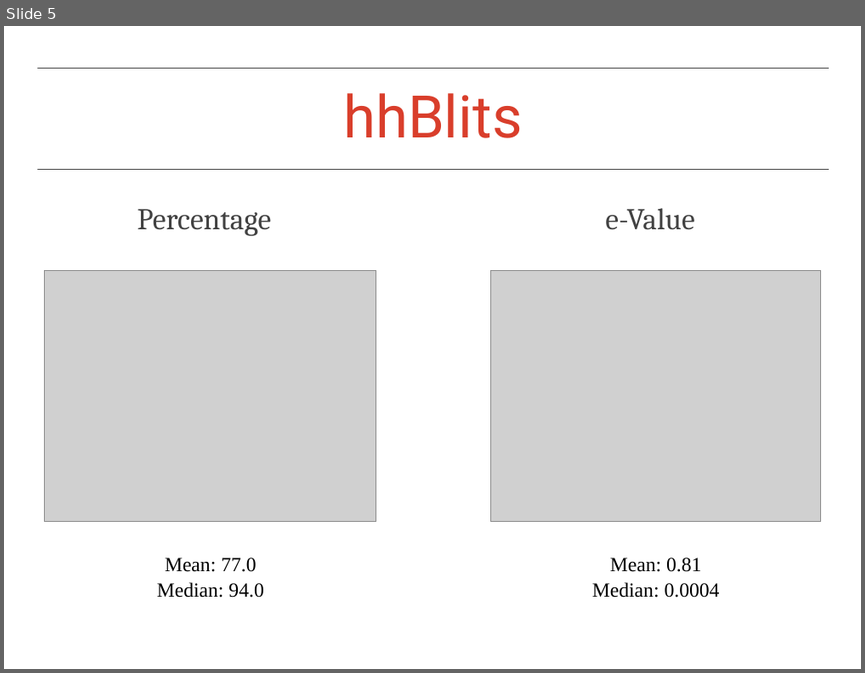
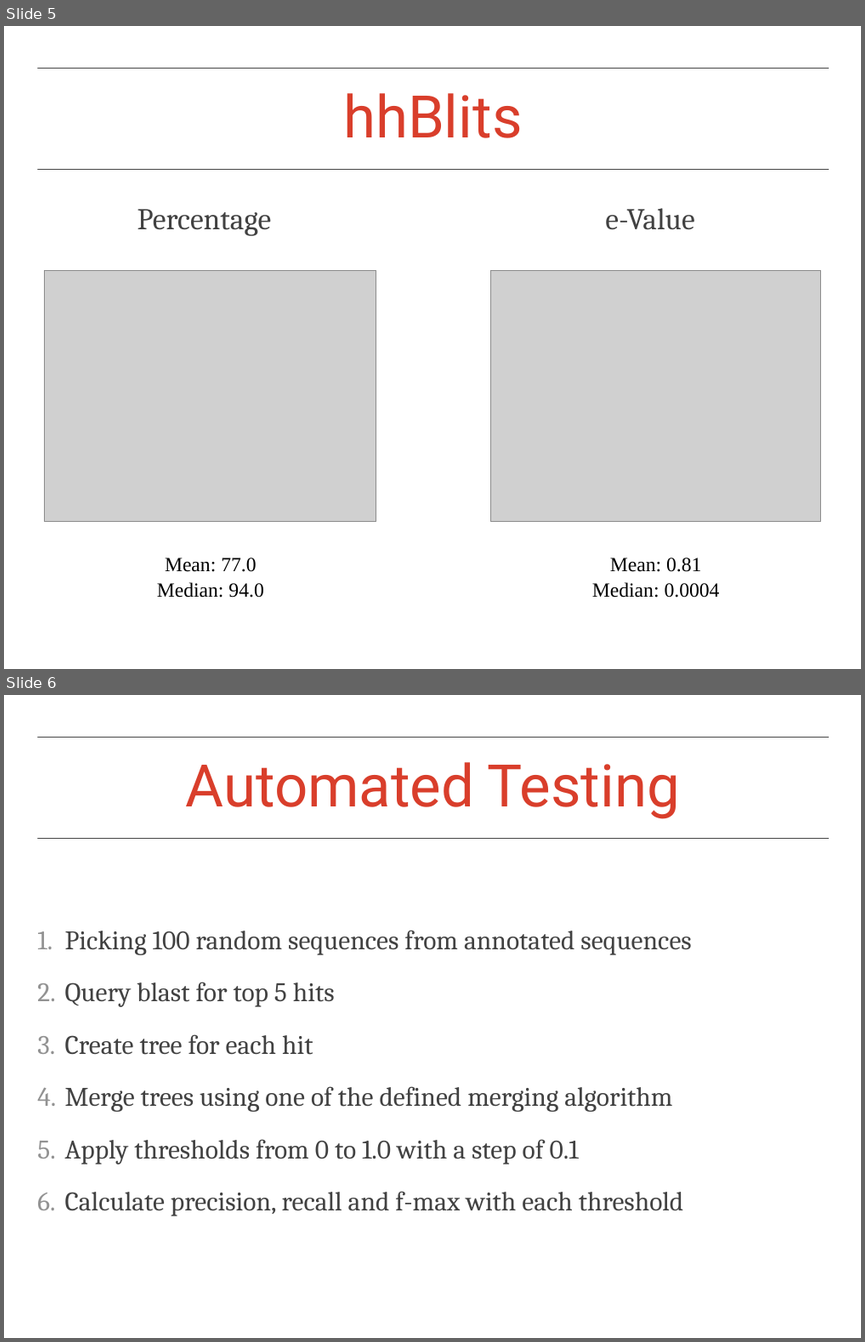
Before and after one commit to otarabai/pp2ex, a slide deck: presentations/2013.12.05/presentation.ppt. Shown one above the other, each under a label of ours: slide 5 before the commit, slides 5 and 6 after it. The pictures are 865x673 and 865x1342 pixels, drawn with LibreOffice and Linux fonts; fonts in the diff are those of the drawing; grey boxes stand for pictures; background and template pictures are left out. Boxes give left, top, right and bottom in pixels: in the first picture for what was removed or moved away, otherwise in the second. Text is boxed around its words. In the diff, an @@ line names an element or a change of style, - is before the commit and + after.

```diff
--- a/presentations/2013.12.05/presentation.ppt
+++ b/presentations/2013.12.05/presentation.ppt
@@ slide 6 added at [4, 695, 861, 1338], background picture (left out) @@
@@ freeform shape added at [37, 737, 828, 737], outline #444444 0.99 pt @@
@@ title added at [186, 762, 680, 819], 70 pt, text #D93E2B @@
+Automated Testing
@@ freeform shape added at [37, 838, 828, 838], outline #444444 0.99 pt @@
@@ text added at [65, 930, 691, 1216], 32 pt, text #414141 @@
+1. Picking 100 random sequences from annotated sequences
+2. Query blast for top 5 hits
+3. Create tree for each hit
+4. Merge trees using one of the defined merging algorithm
+5. Apply thresholds from 0 to 1.0 with a step of 0.1
+6. Calculate precision, recall and f-max with each threshold
```
Also in this commit, not shown: 1 slide changed, 2 other slides added, 2 slides removed, 12 other files.
